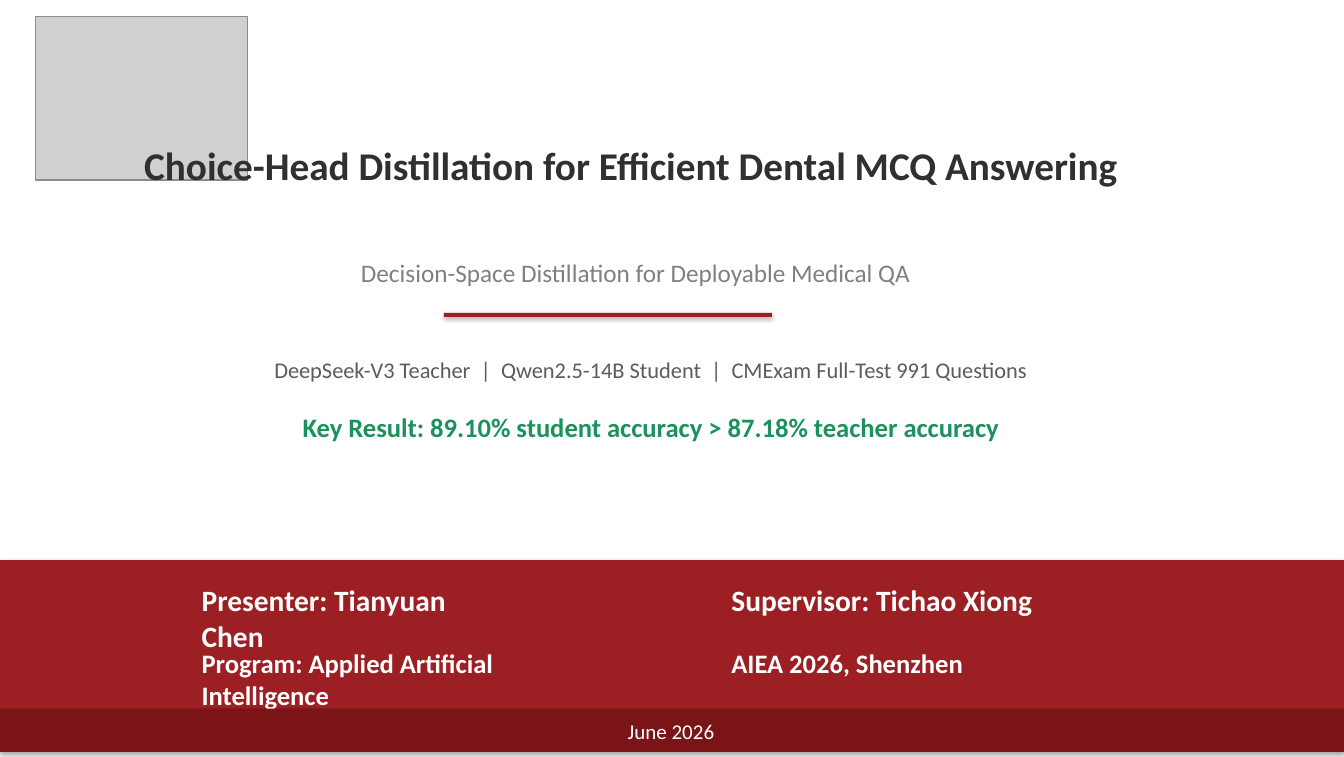
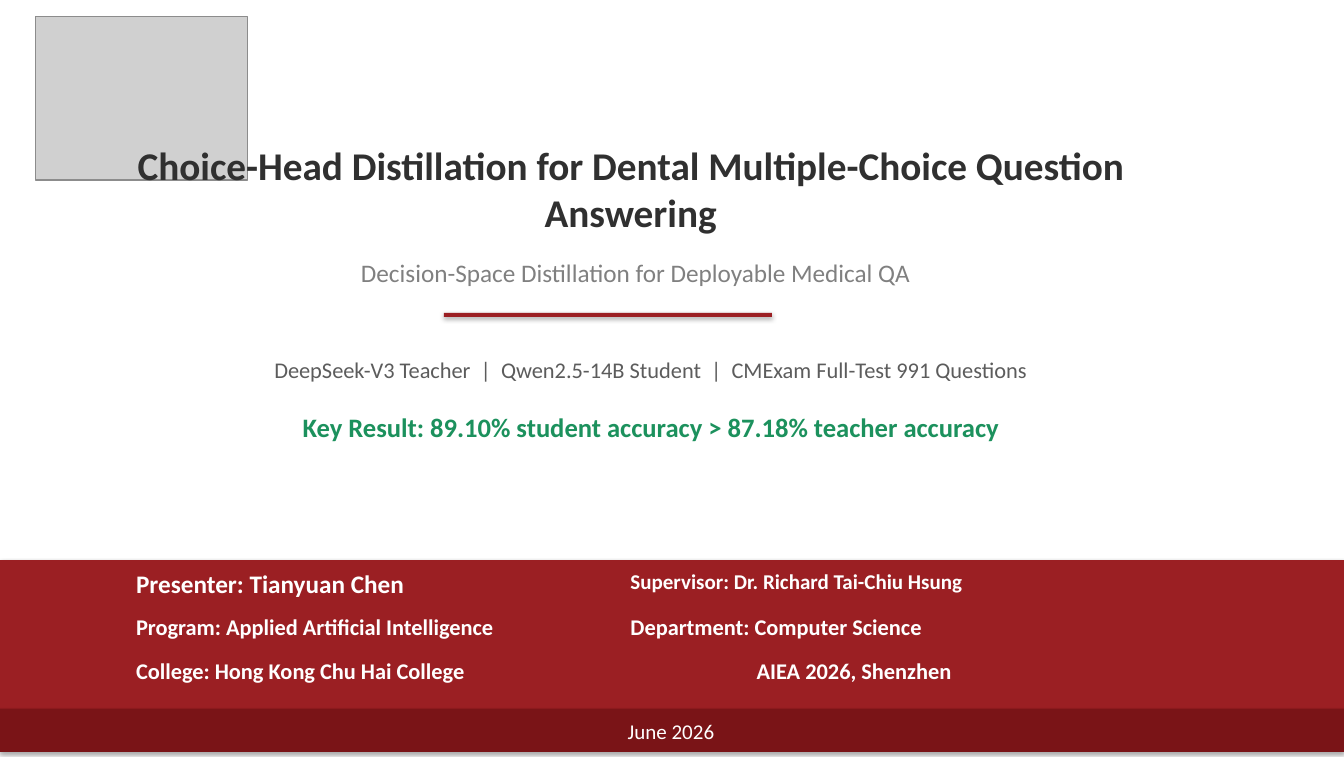
Before and after one commit to arthaschan/mentalDistill, a slide deck: slide 1 of aiea/aiea_conference_presentation.pptx. Drawn at 1344x757 pixels with LibreOffice and Linux fonts; fonts in the diff are those of the drawing; grey boxes stand for pictures. Boxes give left, top, right and bottom in pixels: in the first picture for what was removed or moved away, otherwise in the second. Text is boxed around its words. In the diff, an @@ line names an element or a change of style, - is before the commit and + after.

Commit message:
aiea 论文修改

```diff
--- a/aiea/aiea_conference_presentation.pptx
+++ b/aiea/aiea_conference_presentation.pptx
@@ text at (138, 147, 1124, 234): text changed @@
-Choice-Head Distillation for Efficient Dental MCQ Answering
+Choice-Head Distillation for Dental Multiple-Choice Question Answering
@@ text "Presenter: Tianyuan Chen": place and size @@
-text "Presenter: Tianyuan Chen" at (202, 590, 446, 648)
+text "Presenter: Tianyuan Chen" at (136, 575, 404, 597)
@@ text "Presenter: Tianyuan Chen" at (136, 575, 404, 597): size 21 to 18 pt @@
@@ text at (630, 574, 962, 593): text changed; size 21 to 15 pt @@
-Supervisor: Tichao Xiong
+Supervisor: Dr. Richard Tai-Chiu Hsung
@@ text "Program: Applied Artificial Intelligence": place and size @@
-text "Program: Applied Artificial Intelligence" at (202, 654, 493, 709)
+text "Program: Applied Artificial Intelligence" at (136, 619, 493, 639)
@@ text "Program: Applied Artificial Intelligence" at (136, 619, 493, 639): size 19 to 16 pt @@
@@ text added at (630, 619, 921, 639), 16 pt, text #FFFFFF, bold @@
+Department: Computer Science
@@ text "AIEA 2026, Shenzhen" at (757, 663, 951, 682): size 19 to 16 pt @@
@@ text "AIEA 2026, Shenzhen": place and size @@
-text "AIEA 2026, Shenzhen" at (731, 654, 963, 677)
+text "AIEA 2026, Shenzhen" at (757, 663, 951, 682)
@@ text added at (136, 663, 465, 683), 16 pt, text #FFFFFF, bold @@
+College: Hong Kong Chu Hai College
```
Also in this commit, not shown: 16 other files.
